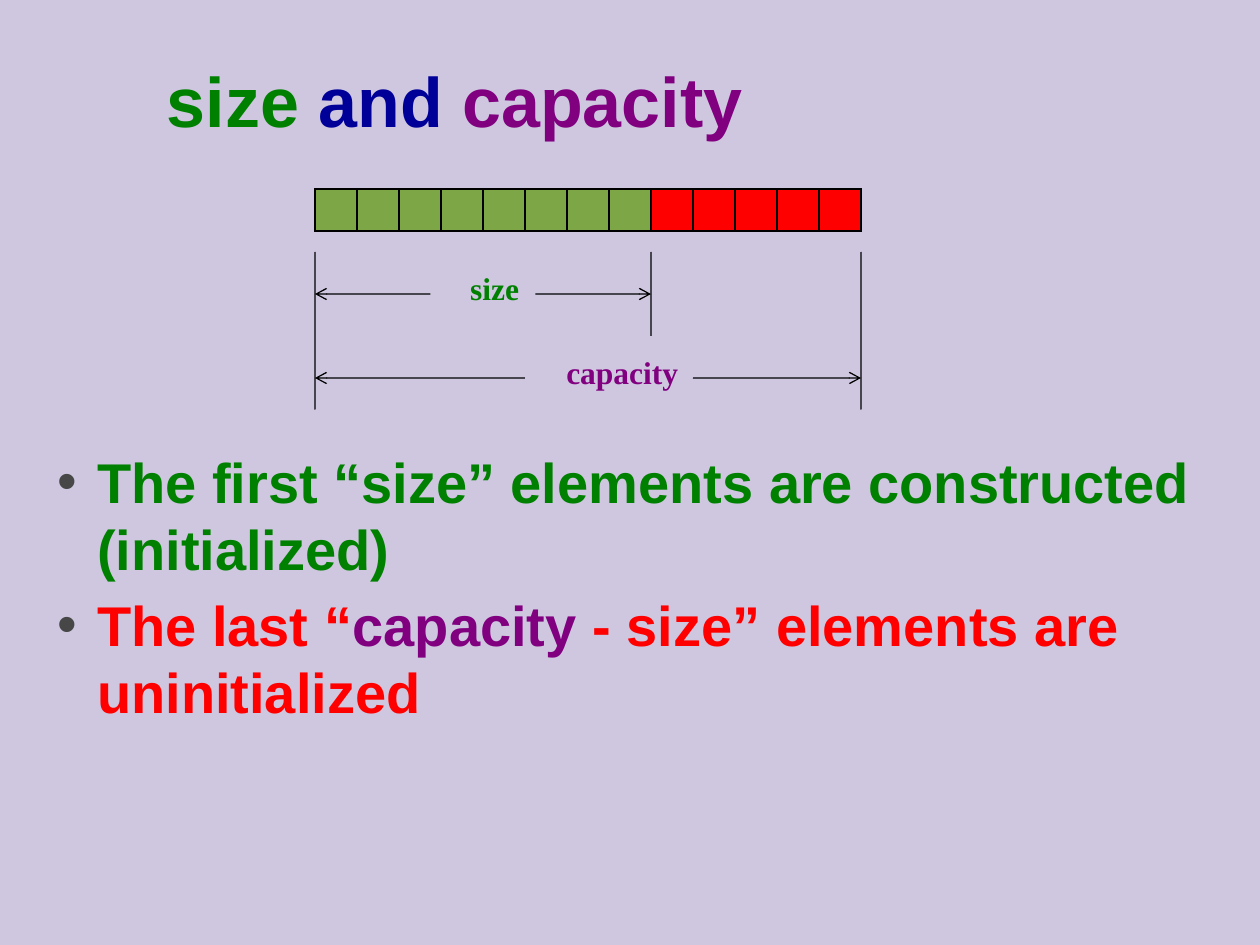
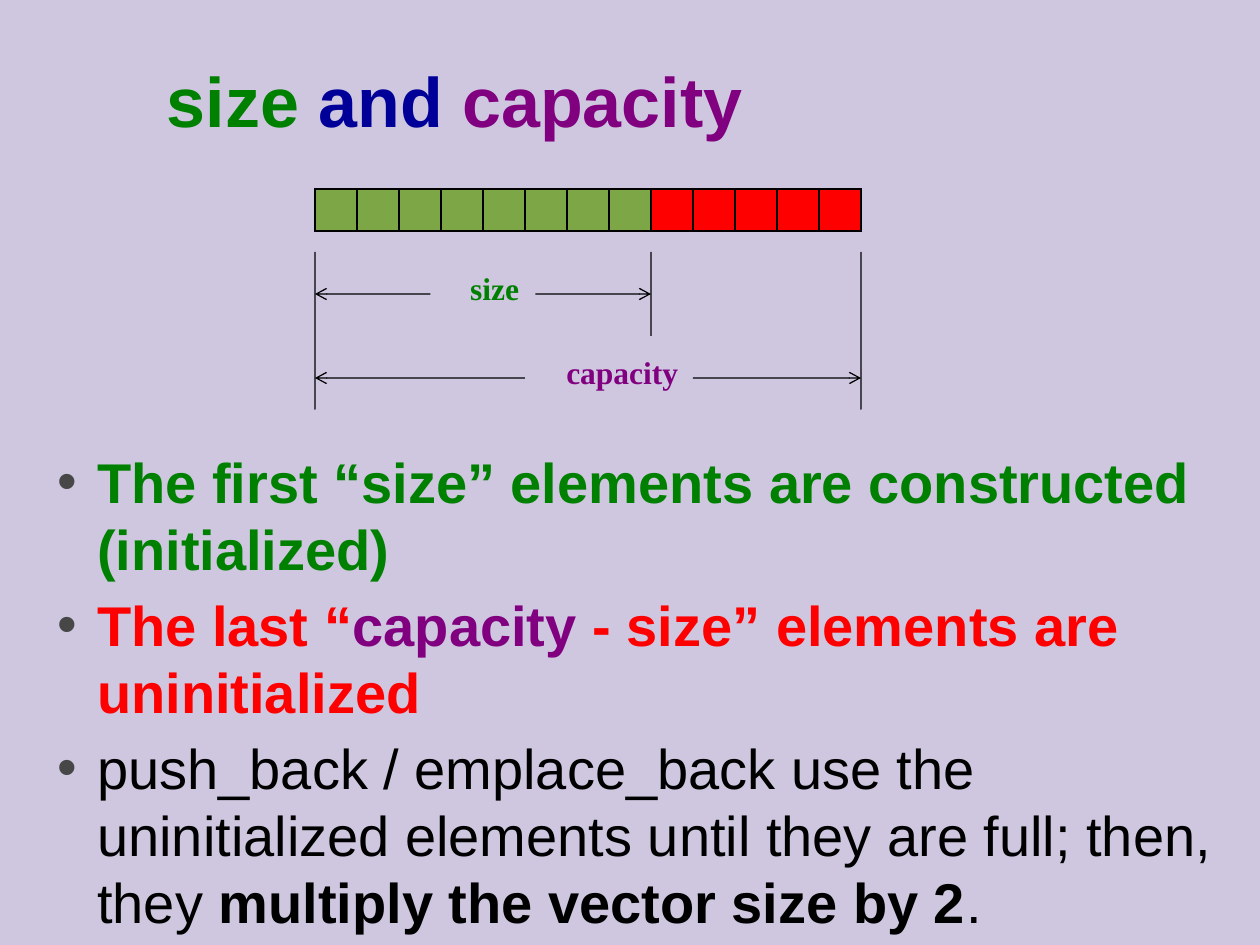
Before and after one commit to cpp-at-ariel/cpp-5779, a slide deck: slide 14 of 10-stl-containers/slides.odp (slide 11 before the commit). Drawn at 1260x945 pixels with LibreOffice and Linux fonts; fonts in the diff are those of the drawing. Boxes give left, top, right and bottom in pixels: in the first picture for what was removed or moved away, otherwise in the second. Text is boxed around its words. In the diff, an @@ line names an element or a change of style, - is before the commit and + after.

```diff
--- a/10-stl-containers/slides.odp
+++ b/10-stl-containers/slides.odp
@@ text at (x1=97, y1=748, x2=1210, y2=934): paragraph added @@
+  • push_back / emplace_back use the uninitialized elements until they are full; then, they multiply the vector size by 2.
```
Also in this commit, not shown: 11 other slides changed, 3 slides added, 5 slides removed, 11 other files.
